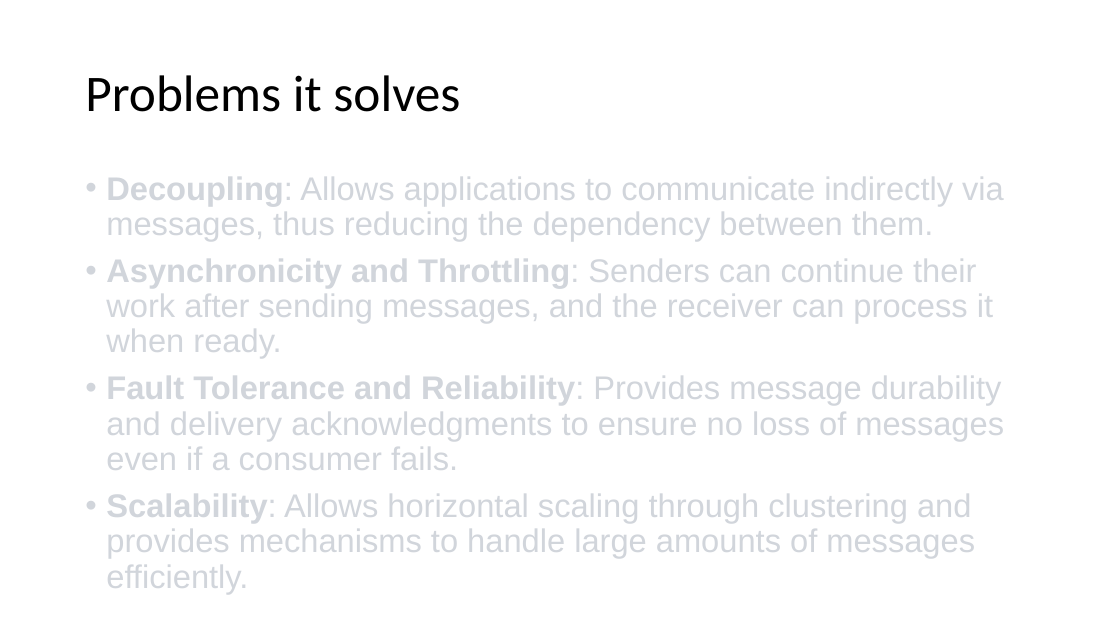
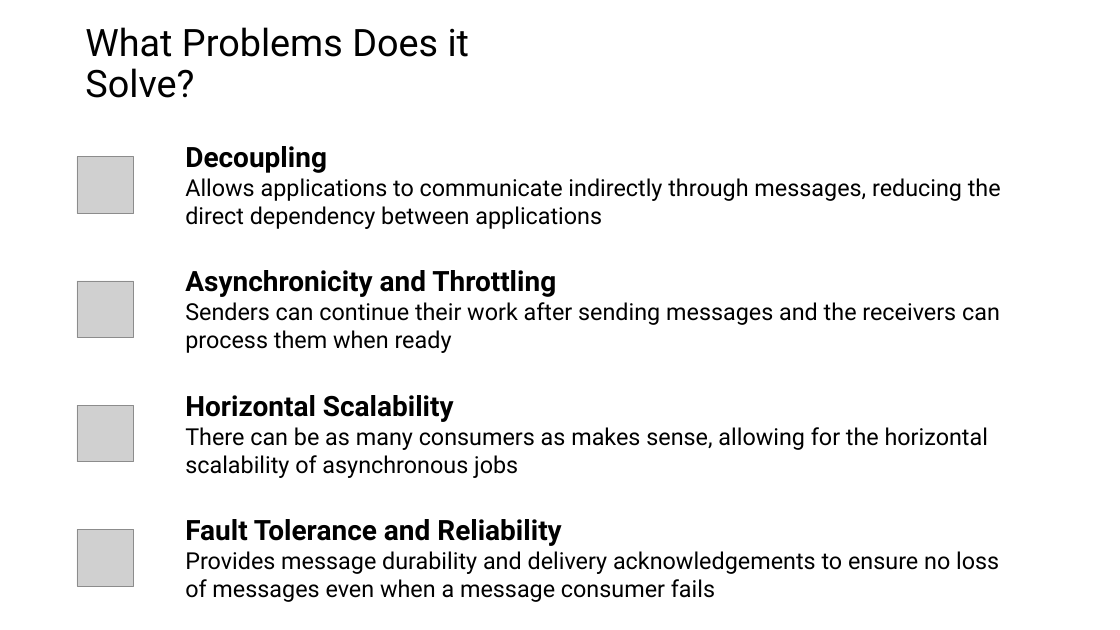
Before and after one commit to roblappcoupa/rabbitmq-presentation, a slide deck: slide 4 of Docs/RabbitMQ.pptx (slide 6 before the commit). Drawn at 1120x630 pixels with LibreOffice and Linux fonts; fonts in the diff are those of the drawing; grey boxes stand for pictures. Boxes give left, top, right and bottom in pixels: in the first picture for what was removed or moved away, otherwise in the second. Text is boxed around its words. In the diff, an @@ line names an element or a change of style, - is before the commit and + after.

```diff
--- a/Docs/RabbitMQ.pptx
+++ b/Docs/RabbitMQ.pptx
@@ title at box(85, 27, 470, 98): text changed; size 44 to 32.4 pt; font Calibri to Roboto @@
-Problems it solves
+What Problems Does it Solve?
@@ text added at box(185, 146, 1001, 229), 20 pt, text #000000 @@
+Decoupling
+Allows applications to communicate indirectly through messages, reducing the direct dependency between applications
@@ picture added at box(77, 157, 134, 214) @@
@@ text removed at box(106, 177, 1004, 558) @@
-• Decoupling: Allows applications to communicate indirectly via messages, thus reducing the dependency between them.
-• Asynchronicity and Throttling: Senders can continue their work after sending messages, and the receiver can process it when ready.
-• Fault Tolerance and Reliability: Provides message durability and delivery acknowledgments to ensure no loss of messages even if a consumer fails.
-• Scalability: Allows horizontal scaling through clustering and provides mechanisms to handle large amounts of messages efficiently.
@@ picture added at box(77, 281, 134, 339) @@
@@ text added at box(185, 270, 1000, 353), 20 pt, text #000000 @@
+Asynchronicity and Throttling
+Senders can continue their work after sending messages and the receivers can process them when ready
@@ picture added at box(77, 405, 134, 462) @@
@@ text added at box(185, 395, 988, 478), 20 pt, text #000000 @@
+Horizontal Scalability
+There can be as many consumers as makes sense, allowing for the horizontal scalability of asynchronous jobs
@@ picture added at box(77, 529, 134, 586) @@
@@ text added at box(185, 519, 999, 602), 20 pt, text #000000 @@
+Fault Tolerance and Reliability
+Provides message durability and delivery acknowledgements to ensure no loss of messages even when a message consumer fails
```
Also in this commit, not shown: 5 other slides changed, 20 slides added, 19 slides removed, 9 other files.
